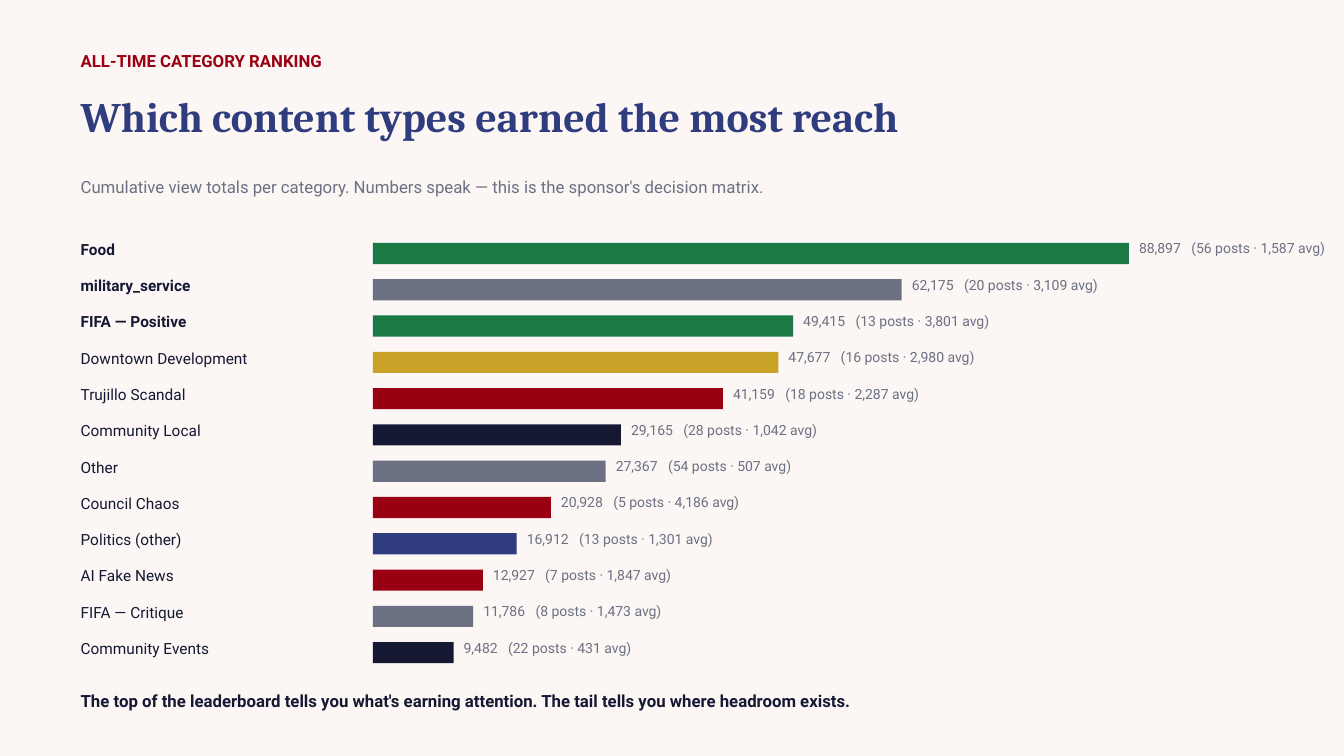
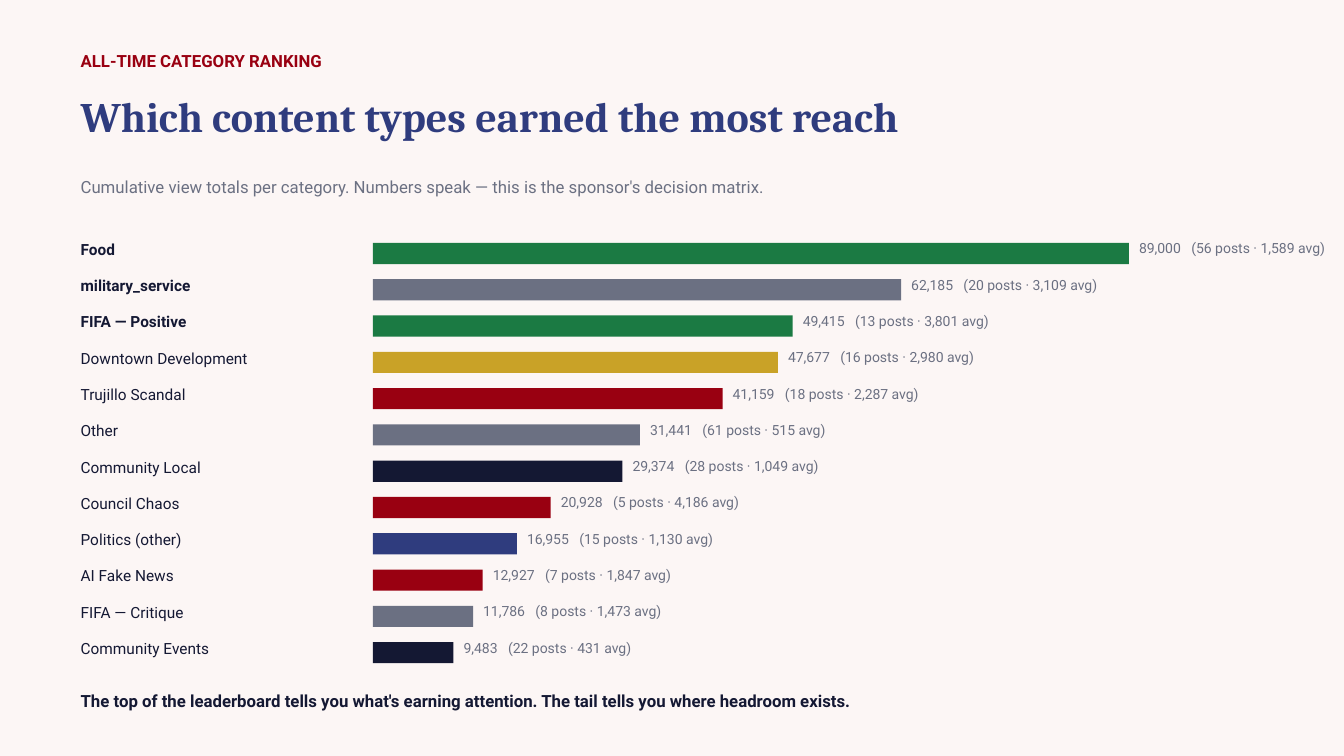
Before and after one commit to zvmmer/talking-downey-kpis, a slide deck: slide 4 of OVERALL_REPORT.pptx. Drawn at 1344x756 pixels with LibreOffice and Linux fonts; fonts in the diff are those of the drawing. Boxes give left, top, right and bottom in pixels: in the first picture for what was removed or moved away, otherwise in the second. Text is boxed around its words. In the diff, an @@ line names an element or a change of style, - is before the commit and + after.

```diff
--- a/OVERALL_REPORT.pptx
+++ b/OVERALL_REPORT.pptx
@@ text at (1139, 242, 1325, 256): text changed @@
-88,897 (56 posts · 1,587 avg)
+89,000 (56 posts · 1,589 avg)
@@ text at (911, 279, 1097, 293): text changed @@
-62,175 (20 posts · 3,109 avg)
+62,185 (20 posts · 3,109 avg)
@@ text "Other": place and size @@
-text "Other" at (81, 461, 119, 473)
+text "Other" at (81, 424, 119, 436)
@@ rectangle: place and size @@
-rectangle at (373, 424, 621, 446)
+rectangle at (373, 424, 640, 446)
@@ rectangle at (373, 424, 640, 446): fill #141833 to #6B7082 @@
@@ text at (650, 424, 826, 438): text changed @@
-29,165 (28 posts · 1,042 avg)
+31,441 (61 posts · 515 avg)
@@ text "Community Local": place and size @@
-text "Community Local" at (81, 424, 200, 440)
+text "Community Local" at (81, 461, 200, 477)
@@ rectangle: place and size @@
-rectangle at (373, 461, 606, 482)
+rectangle at (373, 461, 623, 482)
@@ rectangle at (373, 461, 623, 482): fill #6B7082 to #141833 @@
@@ text at (633, 460, 819, 474): text changed @@
-27,367 (54 posts · 507 avg)
+29,374 (28 posts · 1,049 avg)
@@ text at (527, 533, 713, 547): text changed @@
-16,912 (13 posts · 1,301 avg)
+16,955 (15 posts · 1,130 avg)
@@ text at (464, 642, 631, 656): text changed @@
-9,482 (22 posts · 431 avg)
+9,483 (22 posts · 431 avg)
```
Also in this commit, not shown: 3 other slides changed, 5 other files.
